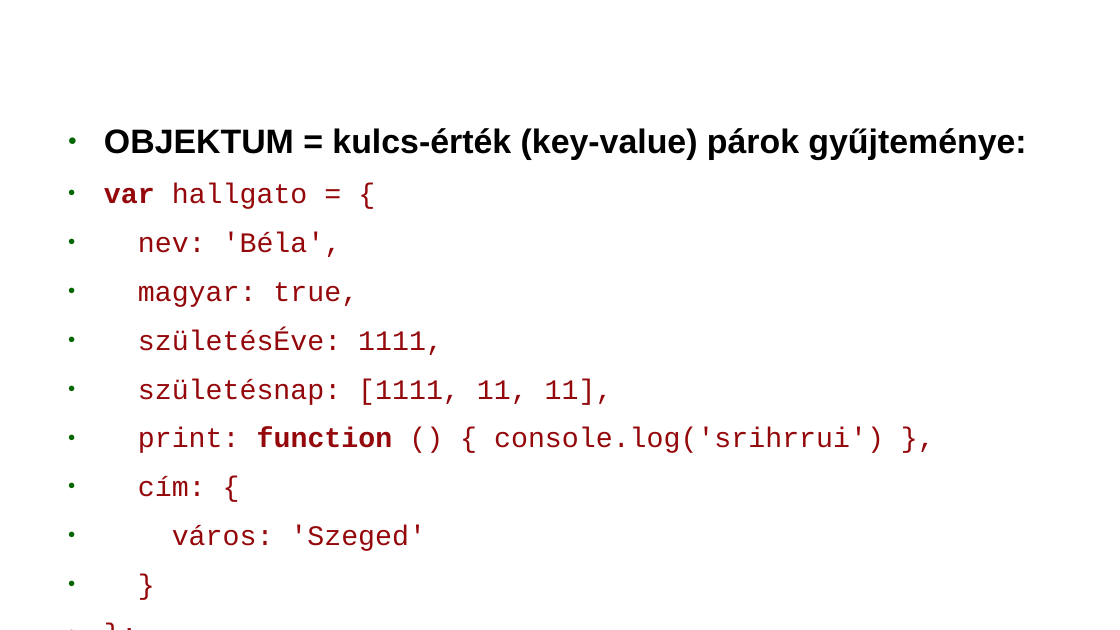
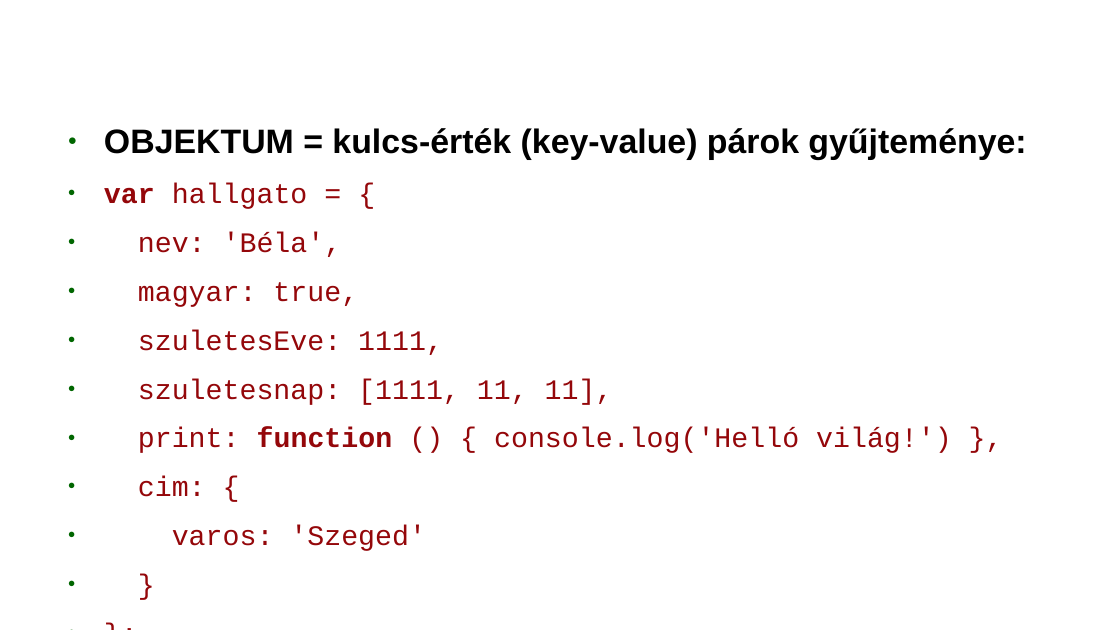
Before and after one commit to webandras/google_earth_engine_kutatas, a slide deck: slide 16 of google_earth_engine_gulacsi_andras_2018.odp (slide 21 before the commit). Drawn at 1120x630 pixels with LibreOffice and Linux fonts; fonts in the diff are those of the drawing; background and template pictures are left out. Boxes give left, top, right and bottom in pixels: in the first picture for what was removed or moved away, otherwise in the second. Text is boxed around its words. In the diff, an @@ line names an element or a change of style, - is before the commit and + after.

```diff
--- a/google_earth_engine_gulacsi_andras_2018.odp
+++ b/google_earth_engine_gulacsi_andras_2018.odp
@@ text at <box>138,330,952,551</box>: text changed @@
-● születésÉve: 1111,
-● születésnap: [1111, 11, 11],
-● print: function () { console.log('srihrrui') },
-● cím: {
-● város: 'Szeged'
+● szuletesEve: 1111,
+● szuletesnap: [1111, 11, 11],
+● print: function () { console.log('Helló világ!') },
+● cim: {
+● varos: 'Szeged'
```
Also in this commit, not shown: 29 other slides changed, 24 slides added, 3 slides removed, 16 other files.
